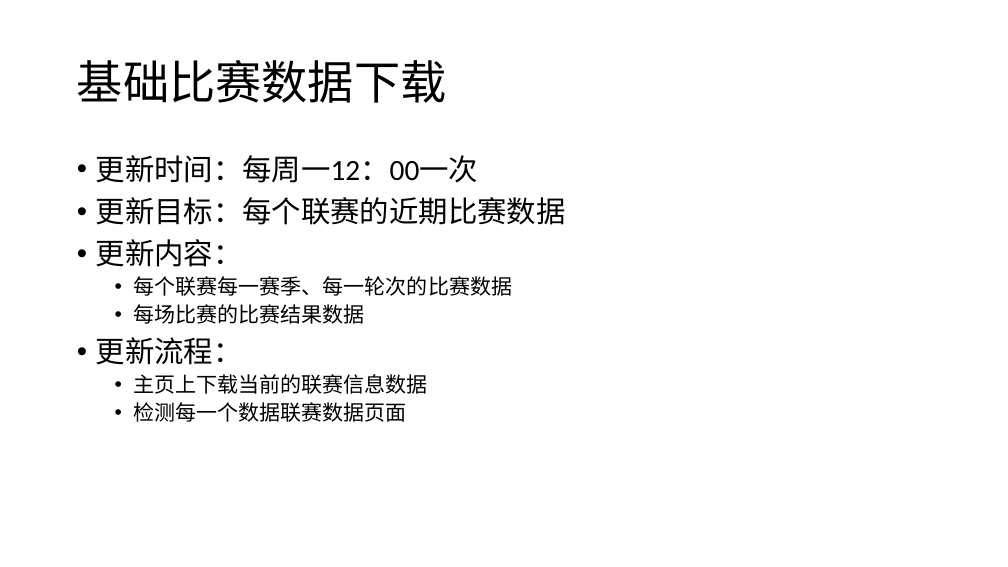
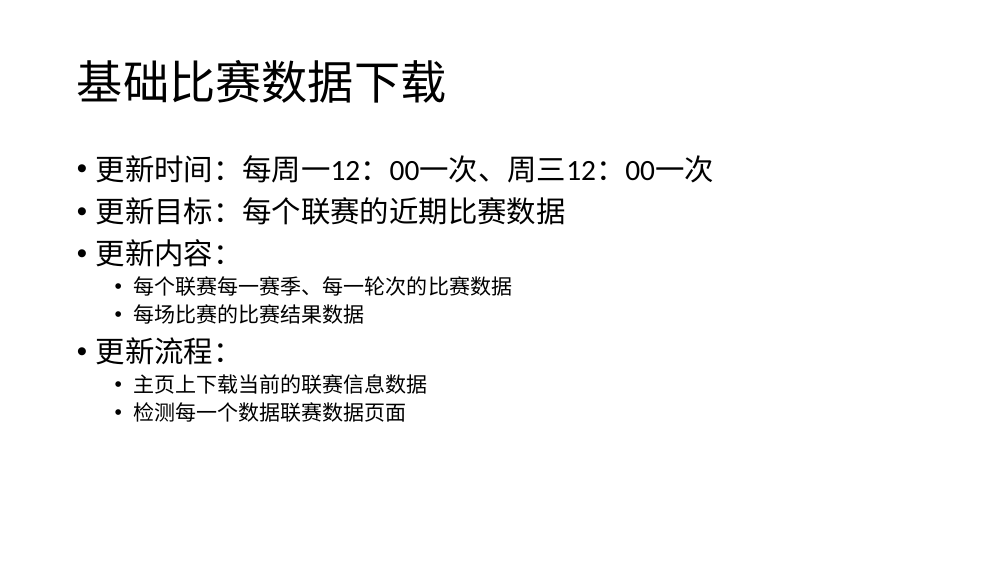
Before and after one commit to dsjzzwdy0/Soccer-web, a slide deck: slide 3 of 设计文档/设计图纸.pptx. Drawn at 1008x567 pixels with LibreOffice and Linux fonts; fonts in the diff are those of the drawing. Boxes give left, top, right and bottom in pixels: in the first picture for what was removed or moved away, otherwise in the second. Text is boxed around its words. In the diff, an @@ line names an element or a change of style, - is before the commit and + after.

```diff
--- a/设计文档/设计图纸.pptx
+++ b/设计文档/设计图纸.pptx
@@ text at [96,155,714,183]: text changed @@
-• 更新时间：每周一12：00一次
+• 更新时间：每周一12：00一次、周三12：00一次
```
Also in this commit, not shown: 11 other files.
